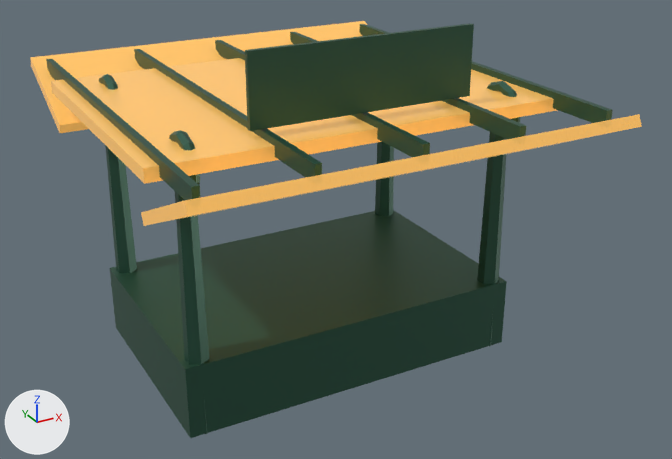
A saved change to the glTF model public/assets/models/guimard_edicule.glb.
Before and after are seen from a 50 mm lens placed at (-5.18, -10.29, 6.68), pointed at (0.26, -0.4, 1.73). The lights are fixed; the arrows at lower left show +X, +Y and +Z. The older version comes first.

Names of what the first picture shows: 'guimard_edicule'.
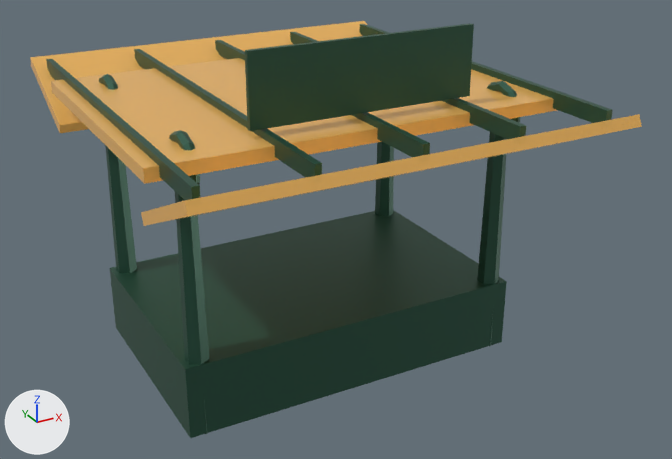
Boxes [x1, y1, x2, y2] around the edits, measured in the pictures (672 x 459 px):
```json
{"object": "guimard_edicule", "change": "recoloured", "before": [30, 21, 642, 339], "after": [30, 21, 642, 339]}
```

Scene script edits in JSON lines:
```json
{"op": "set", "path": "mat_guimard_glass.emission_color", "old": "(0.363, 0.2, 0.0482)", "new": "(0.0968, 0.0534, 0.0128)", "note": "brown #a27c3e -> brown #58411e"}
```
